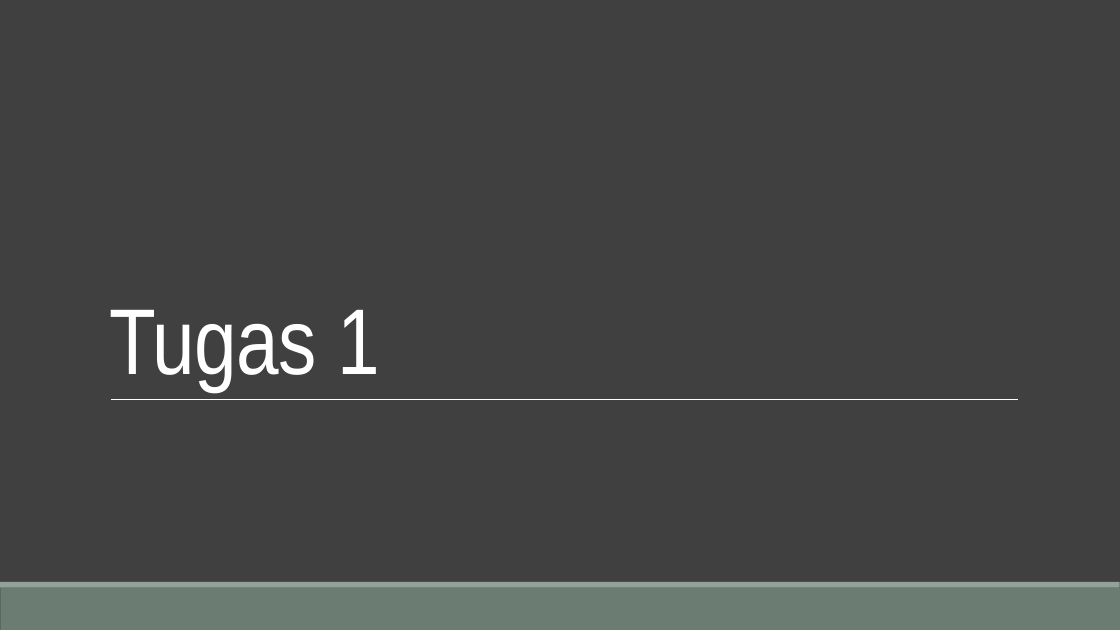
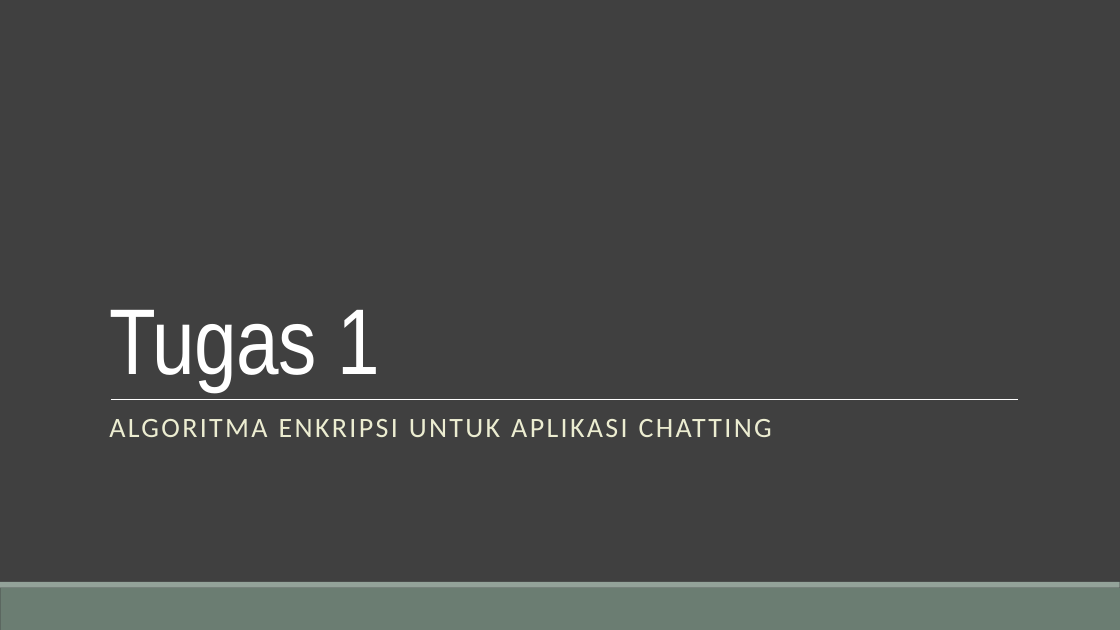
Before and after one commit to Tugas-KIJ/KIJ, a slide deck: slide 1 of docs/algoritma.pptx. Drawn at 1120x630 pixels with LibreOffice and Linux fonts; fonts in the diff are those of the drawing. Boxes give left, top, right and bottom in pixels: in the first picture for what was removed or moved away, otherwise in the second. Text is boxed around its words. In the diff, an @@ line names an element or a change of style, - is before the commit and + after.

```diff
--- a/docs/algoritma.pptx
+++ b/docs/algoritma.pptx
@@ subtitle added at box(109, 419, 772, 437), 24 pt, text #ECEDD1 @@
+ALGORITMA ENKRIPSI UNTUK APLIKASI CHATTING
```
Also in this commit, not shown: 3 other slides changed, 1 slide added, 2 slides removed, 1 other file.
